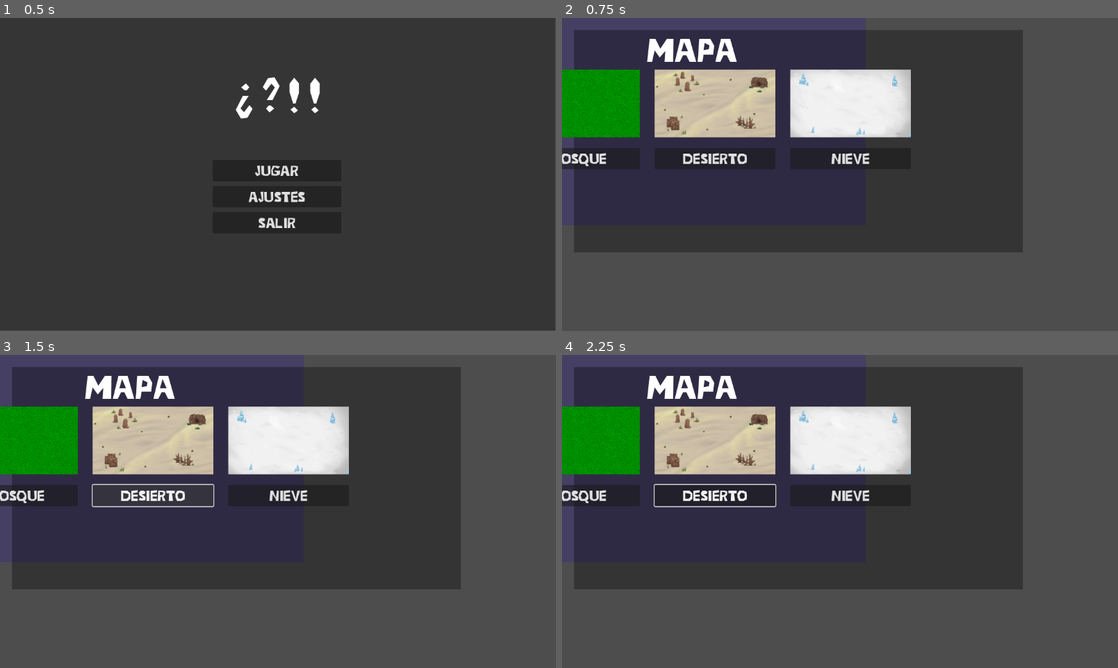
Above: before the commit, frames 1-4 (two rows, left to right).
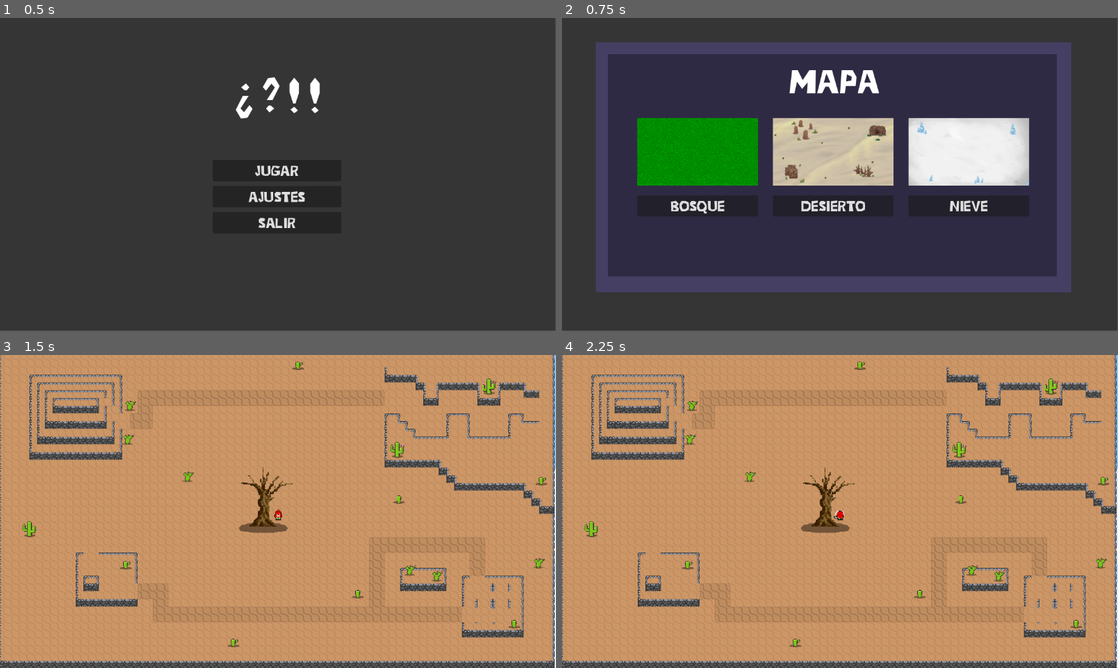
Above: after the commit, the same moments.

Repository: AbrahamReyes08/-
Game: Godot game, scene res://Scenes/menu.tscn
The game is run twice, just before and just after one commit, with the same random seed, the same clock (stepped at 60 frames per second) and the same inputs.
Inputs (mouse positions are in pixels of both pictures, inside the frame that each line leads up to):
- Up to frame 1 (0.5 s): no input
- Up to frame 2 (0.75 s): click "Jugar" at 0.5 s
- Up to frame 3 (1.5 s): click "DESIERTO" at 1.25 s
- Up to frame 4 (2.25 s): click (840, 508) at 2 s, where only the run before the commit has a clickable "Jugar"

Frame 1 is identical in both runs. In frame 2, 44% of the frame differs, in the area x 0-89%, y 0-83%; in frame 3, 96%, in the area x 0-100%, y 0-100%; in frame 4, 96%.

Commit message:
arreglos tecnicos

Diff:
--- a/Scenes/menu.tscn
+++ b/Scenes/menu.tscn
@@ -75,6 +75,7 @@
 visible = false
 
 [node name="Popup2" parent="." instance=ExtResource("7_1y8mg")]
+position = Vector2i(70, 50)
 visible = false
 
 [connection signal="mouse_entered" from="VBoxContainer/Jugar" to="." method="_on_jugar_mouse_entered"]
--- a/Scenes/popupMap.tscn
+++ b/Scenes/popupMap.tscn
@@ -8,7 +8,7 @@
 
 [node name="Popup" type="Popup"]
 position = Vector2i(85, 60)
-size = Vector2i(1503, 729)
+size = Vector2i(985, 518)
 visible = true
 script = ExtResource("1_luqnv")
 
@@ -16,8 +16,7 @@
 anchors_preset = 15
 anchor_right = 1.0
 anchor_bottom = 1.0
-offset_right = -523.0
-offset_bottom = -219.0
+offset_right = 5.0
 grow_horizontal = 2
 grow_vertical = 2
 color = Color(0.270588, 0.247059, 0.388235, 1)
@@ -34,10 +33,10 @@
 anchors_preset = 5
 anchor_left = 0.5
 anchor_right = 0.5
-offset_left = -401.5
-offset_top = 25.0
-offset_right = -213.5
-offset_bottom = 109.0
+offset_left = -92.5
+offset_top = 40.0
+offset_right = 95.5
+offset_bottom = 124.0
 grow_horizontal = 2
 size_flags_horizontal = 4
 theme_override_fonts/font = ExtResource("4_gn13d")
@@ -47,22 +46,19 @@
 
 [node name="MarginContainer" type="MarginContainer" parent="."]
 custom_minimum_size = Vector2(50, 0)
-anchors_preset = 8
-anchor_left = 0.5
+anchors_preset = 14
 anchor_top = 0.5
-anchor_right = 0.5
+anchor_right = 1.0
 anchor_bottom = 0.5
-offset_left = -751.5
-offset_top = -239.5
-offset_right = 233.5
-offset_bottom = -11.5
+offset_top = -92.0
+offset_bottom = 92.0
 grow_horizontal = 2
 grow_vertical = 2
 
 [node name="VBoxContainer" type="VBoxContainer" parent="MarginContainer"]
 layout_mode = 2
 size_flags_horizontal = 4
-theme_override_constants/separation = 0
+theme_override_constants/separation = 20
 
 [node name="imagesCont" type="HBoxContainer" parent="MarginContainer/VBoxContainer"]
 layout_mode = 2
--- a/Scripts/popupMap.gd
+++ b/Scripts/popupMap.gd
@@ -13,3 +13,6 @@
 
 func _on_button_pressed():
 	get_tree().change_scene_to_file("res://Scenes/MainWorld.tscn")
+
+func _on_button_2_pressed():
+	get_tree().change_scene_to_file("res://Scenes/DesertWorld.tscn")
